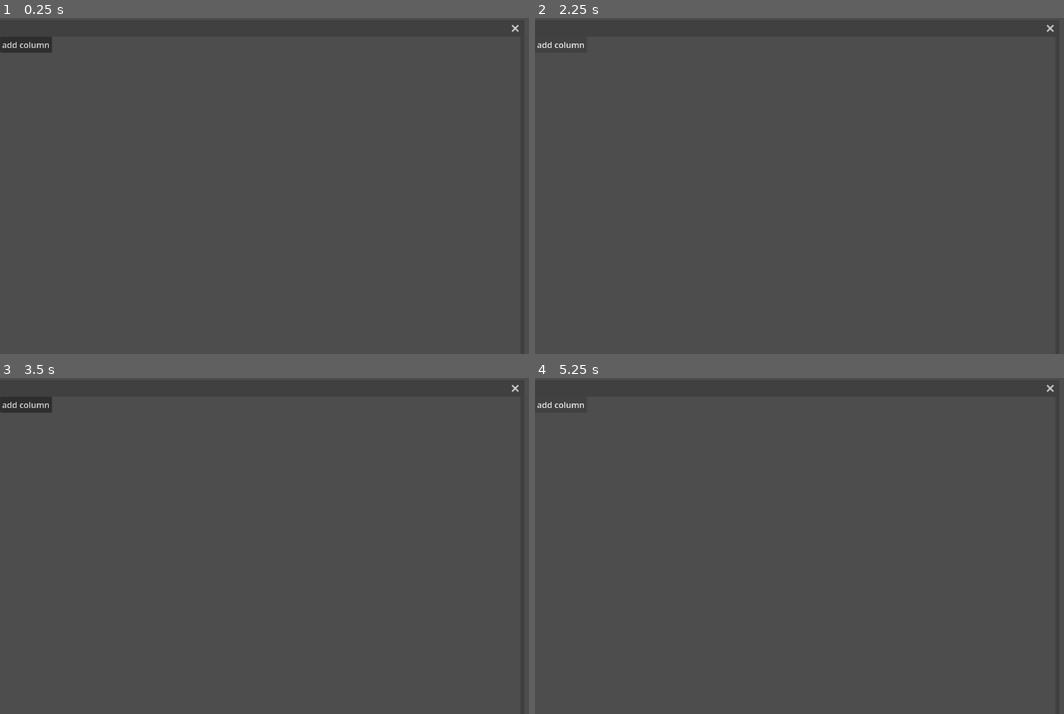
Above: before the commit, frames 1-4 (two rows, left to right).
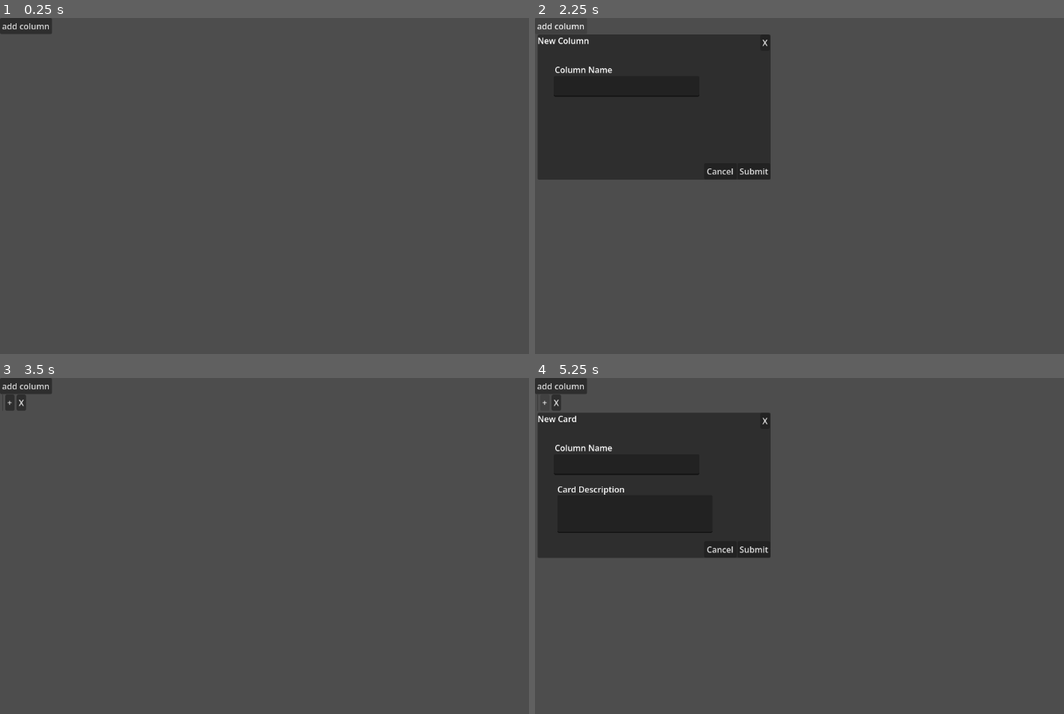
Above: after the commit, the same moments.

Repository: NoobUsesGitHub/Godot_Board
Game: Godot game, scene res://Scene/Main.tscn
Two runs of this game, one before a commit and one after it. Both use one fixed random seed, a clock stepped at 60 frames per second and the inputs below. Before the commit the project starts from res://Scene/window.tscn.
Inputs (mouse positions are in pixels of both pictures, inside the frame that each line leads up to):
- Up to frame 1 (0.25 s): no input
- Up to frame 2 (2.25 s): click "add column" at 0.5 s; click (720, 172) at 1.25 s, where only the run after the commit has a clickable "Cancel"; click "add column" at 2 s
- Up to frame 3 (3.5 s): click (216, 532) at 2.75 s, where only the run after the commit has a clickable "Submit"
- Up to frame 4 (5.25 s): click (545, 401) at 3.5 s, where only the run after the commit has a clickable "+"; click (762, 421) at 4.25 s, where only the run after the commit has a clickable "X"; click (545, 401) at 5 s, where only the run after the commit has a clickable "+"

The runs differ from the first frame. In frame 1, 0.6% of the frame differs, in the area x 0-99%, y 0-11%; in frame 2, 18%; in frame 3, 0.5%; in frame 4, 19%, in the area x 0-99%, y 0-54%.
Error before the commit: Cannot call method 'instantiate' on a null value. (res://Code/Main.gd:16)

Commit message:
creating board creator

Diff:
--- a/Code/Column.gd
+++ b/Code/Column.gd
@@ -1,7 +1,7 @@
 extends Control
 
-@export var creatorScene : PackedScene
 var title :String
+@export var creatorScene: PackedScene
 # Called when the node enters the scene tree for the first time.
 func _ready() -> void:
 	setTitle(title)
@@ -19,9 +19,10 @@
 	queue_free()
 
 func setTitle(t)->void:
+	title=t
 	$MarginContainer/HBoxContainer/PanelContainer/Title.text=t
 
 func _on_add_text_button_pressed() -> void:
-	var creator=creatorScene.instatiate()
+	var creator=creatorScene.instantiate()
 	creator.type=Globals.typeOfCreator.CARD
 	add_child(creator)
--- /dev/null
+++ b/Code/Factory.gd
@@ -0,0 +1,14 @@
+extends Node
+
+var card :=preload("res://Scene/card.tscn")
+var column :=preload("res://Scene/CardColumn.tscn")
+
+func newCard(t,d)->Node:
+	var nCard= card.instantiate()
+	nCard.setTitleAndDesc(t,d)
+	return nCard
+
+func newCol(t)->Node:
+	var nCol=column.instantiate()
+	nCol.setTitle(t)
+	return nCol
--- a/Code/Main.gd
+++ b/Code/Main.gd
@@ -11,8 +11,11 @@
 func _process(delta: float) -> void:
 	pass
 
+func CreateFromList(ar: Array[String]):
+	for i in ar:
+		$HBoxContainer.add_child(Factory.newCol(i))
 
 func _on_button_pressed() -> void:
 	var creator=creatorScene.instantiate()
 	creator.type=Globals.typeOfCreator.COLUMN
-	find_child('HBoxContainer').add_child(creator)
+	$HBoxContainer.add_child(creator)
--- a/Code/card.gd
+++ b/Code/card.gd
@@ -8,6 +8,8 @@
 
 
 func setTitleAndDesc(t,d)->void:
+	title=t
+	desc=d
 	$VBoxContainer/title.text=title
 	$VBoxContainer/desc.text=desc
 
--- a/Code/creator_window.gd
+++ b/Code/creator_window.gd
@@ -1,8 +1,7 @@
 extends Control
 
 @export var type=Globals.typeOfCreator.CARD
-@export var cardScene:PackedScene
-@export var columnScene:PackedScene
+
 var titleForObject:String
 var textForObject:String
 
@@ -26,20 +25,22 @@
 	if type == Globals.typeOfCreator.CARD:
 		textForObject=$"Panel/Task Desc/TextEdit".text
 		createCard()
+		return
 	createColumn()
+	return
 
 func createCard():
-	var newCard=cardScene.instantiate()
-	newCard.setTitleAndDesc(titleForObject,textForObject)
-	get_parent().add_child(newCard)
+	get_parent().add_child(Factory.newCard(titleForObject,textForObject))
 	close()
 
 func createColumn():
-	var newCol=columnScene.instantiate()
-	newCol.setTitle(titleForObject)
-	get_parent().add_child(newCol)
+	get_parent().add_child(Factory.newCol(titleForObject))
 	close()
 
 func close():
 	hide()
 	queue_free()
+
+
+func _on_cancel_pressed() -> void:
+	close()
--- /dev/null
+++ b/Scene/KanbanCreator.tscn
@@ -0,0 +1,41 @@
+[gd_scene format=3 uid="uid://b2uo7s00nem16"]
+
+[ext_resource type="Script" uid="uid://ctu0wbdu7v7rx" path="res://Scene/kanban_creator.gd" id="1_3jjpc"]
+
+[node name="KanbanCreator" type="Control" unique_id=2126412627]
+layout_direction = 2
+layout_mode = 3
+anchors_preset = 0
+script = ExtResource("1_3jjpc")
+
+[node name="Panel" type="Panel" parent="." unique_id=1693042877]
+layout_mode = 0
+offset_right = 40.0
+offset_bottom = 40.0
+
+[node name="KanbanName" type="LineEdit" parent="Panel" unique_id=1347211032]
+layout_mode = 0
+offset_left = 8.0
+offset_top = 40.0
+offset_right = 76.5
+offset_bottom = 71.0
+
+[node name="CreateKanban" type="Button" parent="Panel" unique_id=76656826]
+layout_mode = 0
+offset_right = 100.0
+offset_bottom = 31.0
+text = "add column
+"
+
+[node name="VBoxContainer" type="VBoxContainer" parent="Panel" unique_id=1583757660]
+layout_mode = 0
+offset_left = 7.0
+offset_top = 74.0
+offset_right = 75.0
+offset_bottom = 114.0
+
+[node name="columnName" type="LineEdit" parent="Panel/VBoxContainer" unique_id=871259193]
+layout_mode = 2
+
+[connection signal="pressed" from="Panel/CreateKanban" to="." method="_on_create_kanban_pressed"]
+[connection signal="text_submitted" from="Panel/VBoxContainer/columnName" to="." method="_on_column_name_text_submitted"]
--- a/Scene/Main.tscn
+++ b/Scene/Main.tscn
@@ -1,12 +1,14 @@
 [gd_scene format=3 uid="uid://dgcfh45vce5wd"]
 
 [ext_resource type="Script" uid="uid://1wv6wgnwuomn" path="res://Code/Main.gd" id="1_g6ejq"]
+[ext_resource type="PackedScene" uid="uid://dd34x0vda3jhk" path="res://Scene/creator_window.tscn" id="2_g6ejq"]
 
 [node name="Main" type="Control" unique_id=2126412627]
 layout_direction = 2
 layout_mode = 3
 anchors_preset = 0
 script = ExtResource("1_g6ejq")
+creatorScene = ExtResource("2_g6ejq")
 
 [node name="Button" type="Button" parent="." unique_id=76656826]
 layout_mode = 0
--- a/Scene/creator_window.tscn
+++ b/Scene/creator_window.tscn
@@ -85,5 +85,7 @@
 offset_bottom = 79.0
 text = "Column Name"
 
+[connection signal="pressed" from="Panel/Cancel" to="." method="_on_cancel_pressed"]
 [connection signal="pressed" from="Panel/submit" to="." method="_on_submit_pressed"]
+[connection signal="pressed" from="Panel/Close" to="." method="_on_cancel_pressed"]
 [connection signal="text_submitted" from="Panel/LineEdit" to="." method="_on_line_edit_text_submitted"]
--- /dev/null
+++ b/Scene/kanban_creator.gd
@@ -0,0 +1,32 @@
+extends Control
+
+# Called when the node enters the scene tree for the first time.
+func _ready() -> void:
+	pass # Replace with function body.
+
+
+# Called every frame. 'delta' is the elapsed time since the previous frame.
+func _process(delta: float) -> void:
+	pass
+
+
+
+func _on_column_name_text_submitted(new_text: String) -> void:
+	var lE= LineEdit.new()
+	lE.connect("text_submitted",_on_column_name_text_submitted)
+	get_parent().add_child(lE)
+
+
+func _on_create_kanban_pressed() -> void:
+	var colList= colNameList()
+	var main=load("res://Scene/Main.tscn").instantiate()
+	main.CreateFromList(colList)
+	get_parent().add_child(main)
+	queue_free()
+
+func colNameList()-> Array[String]:
+	var children=$VBoxContainer.get_children()
+	var childrenText: Array[String]
+	for i in children:
+		childrenText.append(i.text)
+	return childrenText
--- /dev/null
+++ b/Scene/main_screen.tscn
@@ -0,0 +1,4 @@
+[gd_scene format=3 uid="uid://kbhyn0m8xhnb"]
+
+[node name="MainScreen" type="Window" unique_id=1911392701]
+oversampling_override = 1.0
--- a/Scene/window.tscn
+++ /dev/null
@@ -1,10 +0,0 @@
-[gd_scene format=3 uid="uid://b7jd0c1vfmm6t"]
-
-[ext_resource type="PackedScene" uid="uid://dgcfh45vce5wd" path="res://Scene/Main.tscn" id="1_mvsta"]
-
-[node name="Window" type="Window" unique_id=1531523724]
-oversampling_override = 1.0
-position = Vector2i(0, 36)
-size = Vector2i(1000, 1000)
-
-[node name="Main" parent="." unique_id=2126412627 instance=ExtResource("1_mvsta")]
--- a/project.godot
+++ b/project.godot
@@ -11,13 +11,14 @@
 [application]
 
 config/name="TaskFloat"
-run/main_scene="uid://b7jd0c1vfmm6t"
+run/main_scene="uid://dgcfh45vce5wd"
 config/features=PackedStringArray("4.6", "Forward Plus")
 config/icon="res://icon.svg"
 
 [autoload]
 
 Globals="*uid://dbrlioqlr3r67"
+Factory="*uid://clj4amhqox4e2"
 
 [display]
 
Not shown, added: Code/Factory.gd.uid
Not shown, added: Scene/kanban_creator.gd.uid
